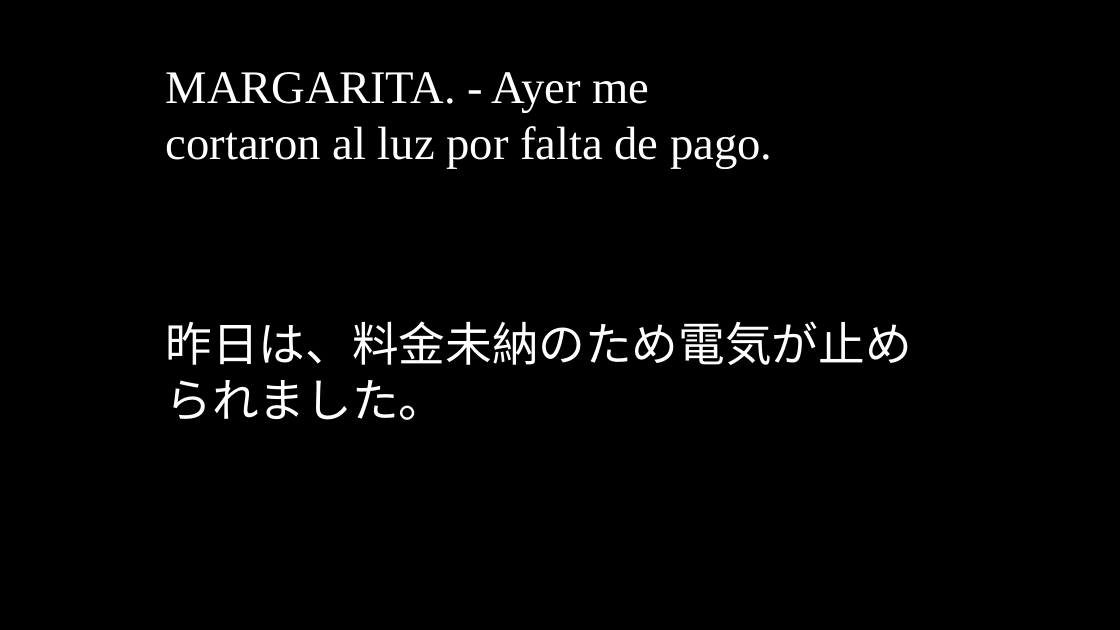
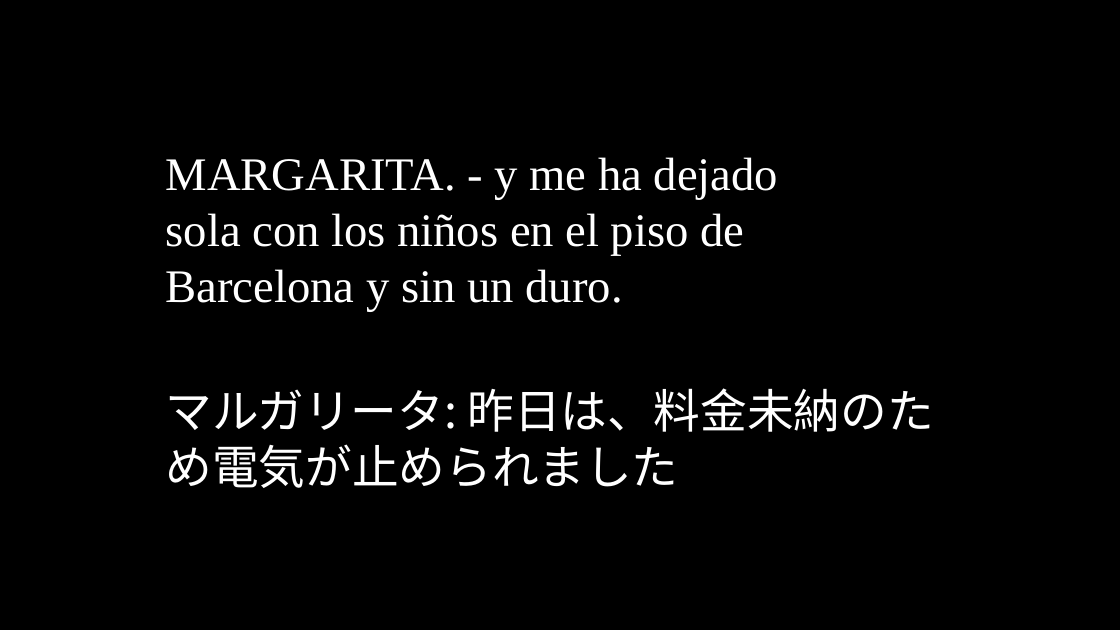
Before and after one commit to oulcggc/lang-drama-caption, a slide deck: slide 98 of complete-cap.pptx (slide 99 before the commit). Drawn at 1120x630 pixels with LibreOffice and Linux fonts; fonts in the diff are those of the drawing. Boxes give left, top, right and bottom in pixels: in the first picture for what was removed or moved away, otherwise in the second. Text is boxed around its words. In the diff, an @@ line names an element or a change of style, - is before the commit and + after.

```diff
--- a/complete-cap.pptx
+++ b/complete-cap.pptx
@@ text removed at [166, 72, 772, 169] @@
-MARGARITA. - Ayer me cortaron al luz por falta de pago.
@@ text added at [166, 157, 778, 312], 40 pt, text #FFFFFF @@
+MARGARITA. - y me ha dejado sola con los niños en el piso de Barcelona y sin un duro.
@@ text at [166, 388, 933, 488]: text changed @@
-昨日は、料金未納のため電気が止められました。
+マルガリータ: 昨日は、料金未納のため電気が止められました
```
Also in this commit, not shown: 97 other slides changed, 60 slides added, 60 slides removed, 1 other file.
